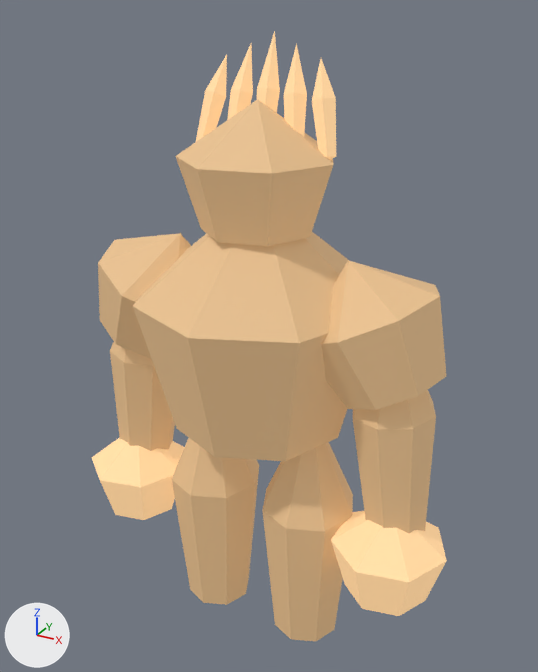
A saved change to the Blender file assets/models/source/deep-fracture-creature-StoneGuardian-earth.blend.
One viewpoint serves both versions: a 50 mm camera at (2.8, -4.93, 5.19) aimed at (0.02, 0.12, 2.66). Every picture has the same lights, and +X, +Y and +Z are marked at lower left. The first picture is the older version.

The first picture shows 'crown', 'crown-spire0', 'crown-spire1', 'crown-spire2', 'crown-spire3', 'crown-spire4', 'fist-left', 'fist-right', 'fortress-chest', 'gate-leg-left', 'gate-leg-right', 'pillar-arm-left', 'pillar-arm-right', 'shoulder-left', 'shoulder-right'.
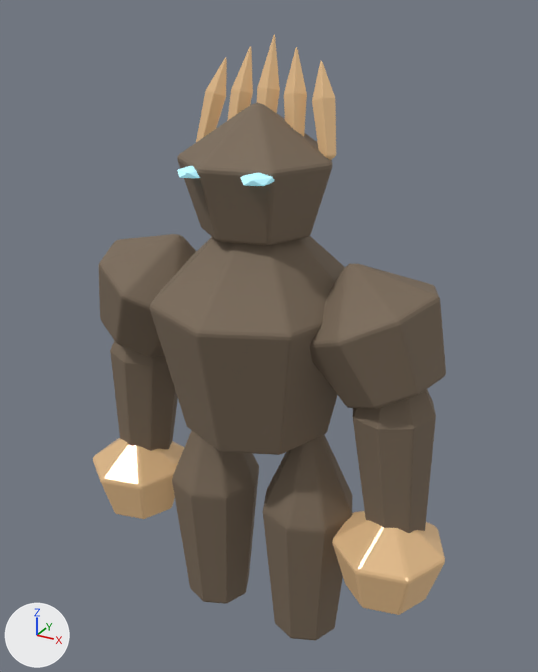
Patch to the scene script:
```diff
--- a/assets/models/source/deep-fracture-creature-StoneGuardian-earth.blend.py
+++ b/assets/models/source/deep-fracture-creature-StoneGuardian-earth.blend.py
@@ mat_export_source_001 @@
 mat_export_source_001 = principled_material('export-source.001')
-mat_export_source_001.base_color = (0.66, 0.43, 0.22)  # beige #d4af81
+mat_export_source_001.base_color = (0.207, 0.154, 0.106)  # brown #7e6d5c
 mat_export_source_001.roughness = 0.7
-mat_export_source_001.emission_color = (0.165, 0.107, 0.055)  # brown #715c42
-mat_export_source_001.emission_strength = 1.0
@@ mat_export_source_002 @@
 mat_export_source_002.base_color = (0.66, 0.43, 0.22)  # beige #d4af81
-mat_export_source_002.roughness = 0.7
+mat_export_source_002.roughness = 0.24
 mat_export_source_002.emission_color = (0.528, 0.344, 0.176)  # brown #c09e74
-mat_export_source_002.emission_strength = 1.0
+mat_export_source_002.emission_strength = 0.28
@@ mat_inset_elemental_eyes @@
+mat_inset_elemental_eyes = principled_material('inset-elemental-eyes')
+mat_inset_elemental_eyes.base_color = (0.5, 0.85, 0.9)  # cyan #bcedf3
+mat_inset_elemental_eyes.emission_color = (0.25, 0.65, 0.8)  # cyan #89d3e7
+mat_inset_elemental_eyes.emission_strength = 0.45
@@ me_fortress_chest @@
 # used by ob_fortress_chest; location = (0.0, 0.0, 2.89)
-me_fortress_chest.from_pydata(...)  # 18 vertices, 32 faces; spans x -1.02..1.02, y -1.02..1.02, z -1.03..1.03
+me_fortress_chest.from_pydata(...)  # 18 vertices, 32 faces; spans x -0.88..0.88, y -0.93..0.93, z -1.03..1.03
+# me_fortress_chest part 1: the whole mesh is scaled about its middle by (0.86, 0.91, 1)
 me_fortress_chest.materials.append(mat_export_source_001)
@@ me_icosphere_001 @@
+me_icosphere_001.from_pydata(...)  # an icosphere of 20 faces spanning x -0.111..0.111, y -0.134..0.134, z -0.046..0.046
+me_icosphere_001.materials.append(mat_inset_elemental_eyes)  # cyan #bcedf3, glowing cyan #89d3e7
@@ ob_inset_eye_1 @@
+ob_inset_eye_1 = bpy.data.objects.new('inset-eye-1', me_icosphere_001)
+ob_inset_eye_1.location = (0.29, -0.53, 4.13)
@@ ob_inset_eye__1 @@
+ob_inset_eye__1 = bpy.data.objects.new('inset-eye--1', me_icosphere_001.copy())
+ob_inset_eye__1.location = (-0.23, -0.53, 4.13)
```

Changed parts and their boxes [x1, y1, x2, y2] in the pictures (538 x 672 px):
'fortress-chest', recoloured, surface changed, mesh rescaled (9% narrower)
    before: [133, 232, 348, 461]
    after: [150, 236, 345, 455]
'crown', recoloured, surface changed (beige to brown)
    both: [177, 102, 332, 245]
'shoulder-right', recoloured, surface changed (beige to brown)
    both: [321, 263, 446, 409]
'gate-leg-right', recoloured, surface changed (darker)
    both: [263, 442, 352, 640]
'gate-leg-left', recoloured, surface changed (darker)
    both: [172, 438, 259, 604]
'pillar-arm-right', recoloured, surface changed (darker)
    both: [353, 390, 436, 533]
'fist-right', surface changed (darker)
    both: [332, 511, 445, 615]
'shoulder-left', recoloured, surface changed (beige to brown)
    both: [99, 234, 191, 357]
'pillar-arm-left', recoloured, surface changed (darker)
    both: [110, 342, 175, 451]
'fist-left', surface changed
    both: [93, 438, 184, 519]
'crown-spire4', surface changed (darker)
    both: [312, 61, 336, 160]
'crown-spire3', surface changed (darker)
    both: [284, 47, 307, 136]
'crown-spire0', surface changed (darker)
    both: [196, 58, 227, 142]
'crown-spire2', surface changed (darker)
    both: [257, 34, 280, 113]
'crown-spire1', surface changed (darker)
    both: [228, 46, 253, 119]
'inset-eye-1', added
    after: [240, 173, 274, 186]
'inset-eye--1', added
    after: [177, 166, 200, 178]
